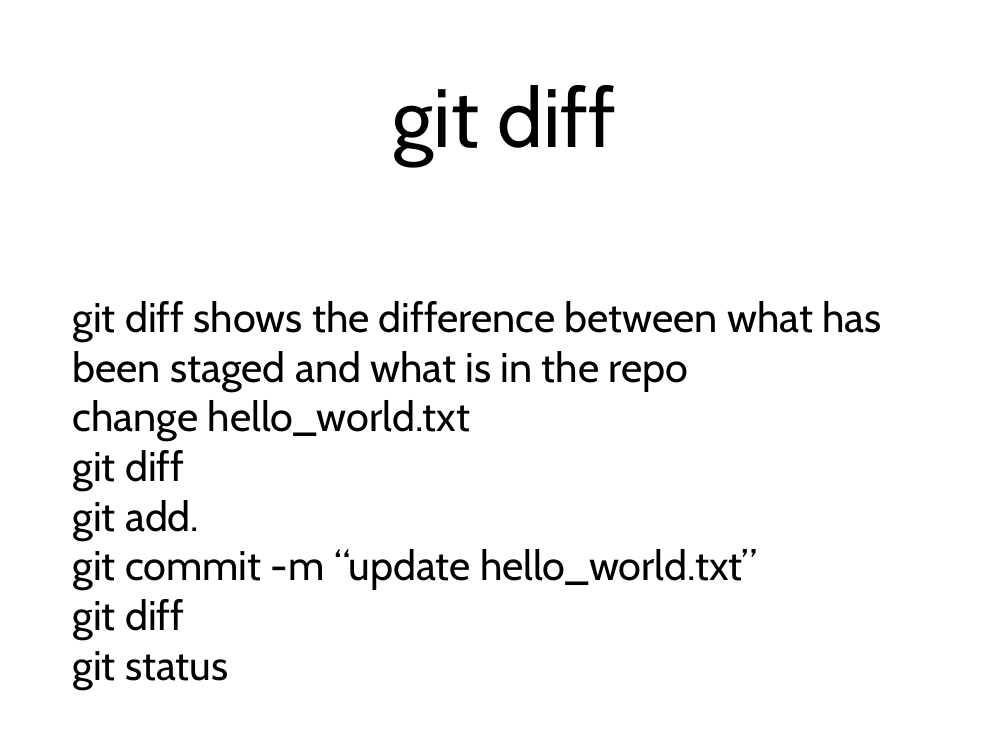
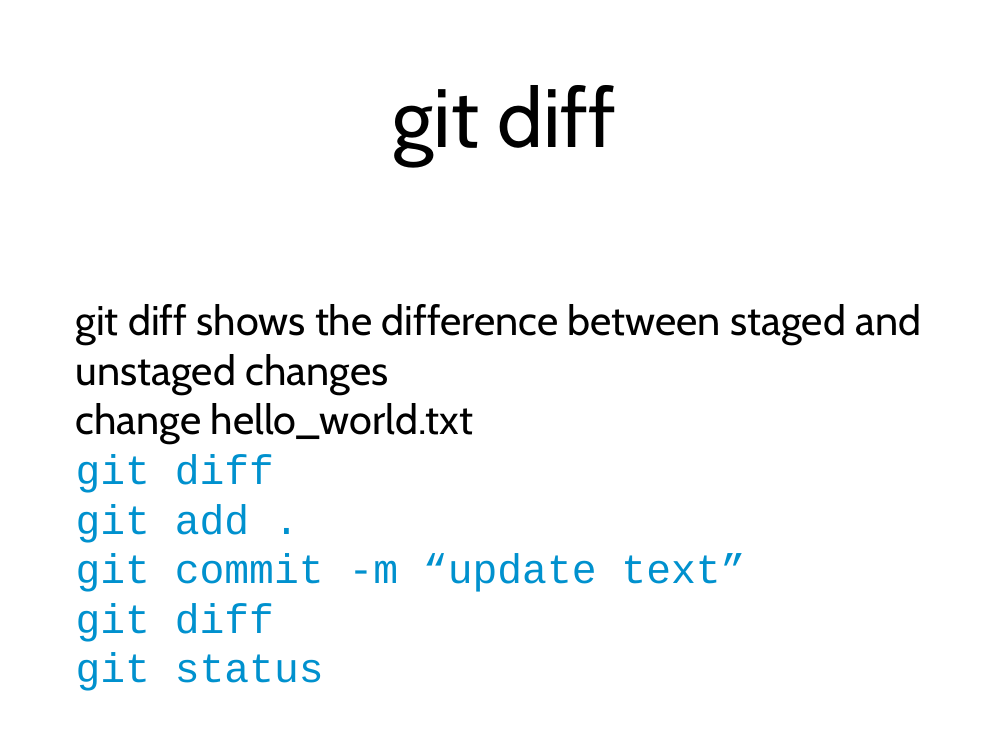
Before and after one commit to kmoir/Git-tutorial, a slide deck: slide 32 of GitParty.ppt (slide 29 before the commit). Drawn at 1008x756 pixels with LibreOffice and Linux fonts; fonts in the diff are those of the drawing. Boxes give left, top, right and bottom in pixels: in the first picture for what was removed or moved away, otherwise in the second. Text is boxed around its words. In the diff, an @@ line names an element or a change of style, - is before the commit and + after.

```diff
--- a/GitParty.ppt
+++ b/GitParty.ppt
@@ text at (76,304,921,394): text changed @@
-git diff shows the difference between what has been staged and what is in the repo
+git diff shows the difference between staged and unstaged changes
@@ text at (76,454,324,691): font Cabin to Courier New, text colour #000000 to #0091CE in "git diff", "git diff", "git status" @@
@@ text at (76,504,745,592): text changed; font Cabin to Courier New; text colour #000000 to #0091CE @@
-git add.
-git commit -m “update hello_world.txt”
+git add .
+git commit -m “update text”
```
Also in this commit, not shown: 22 other slides changed, 5 slides added, 1 slide removed, 4 other files.
